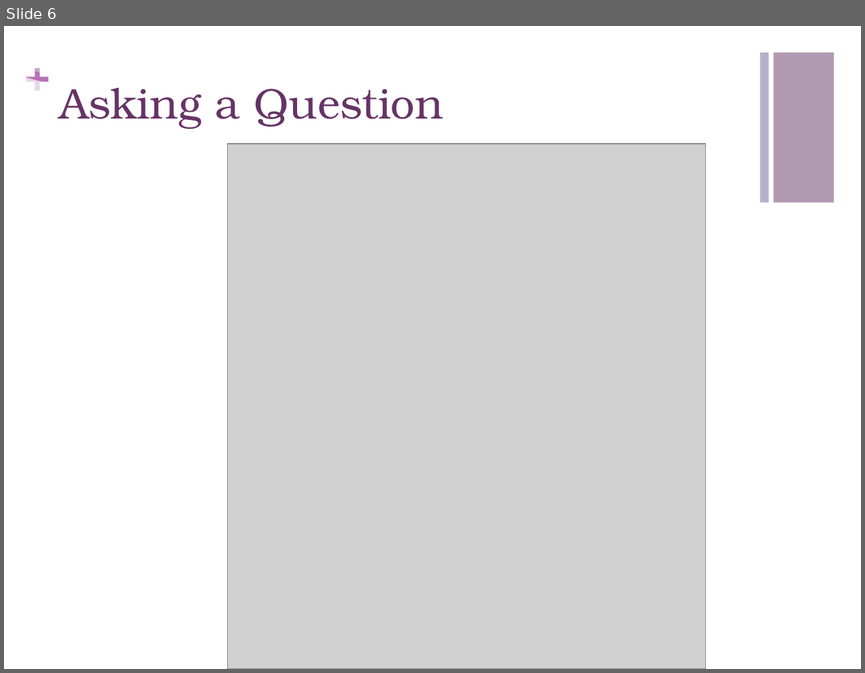
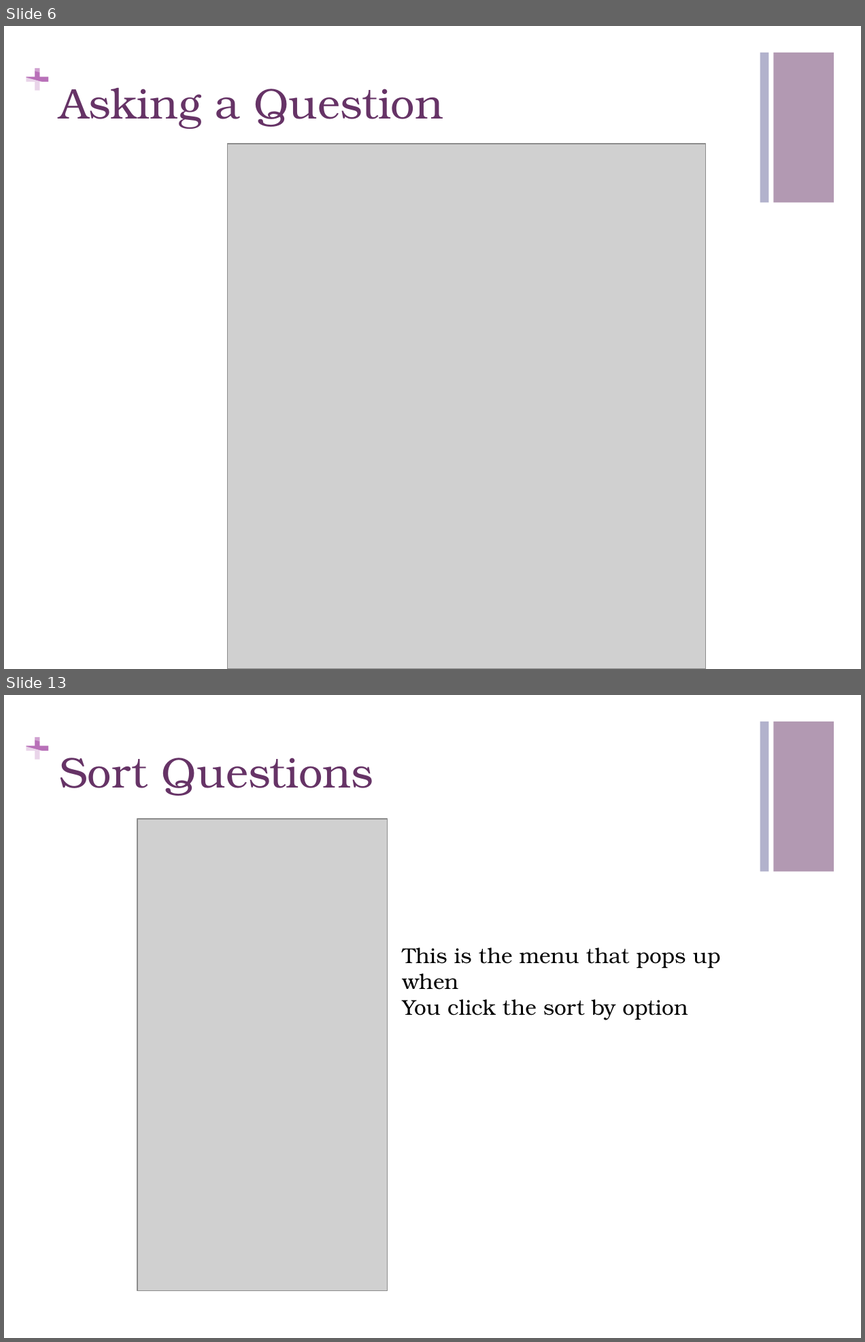
Before and after one commit to CMPUT301F14T05/CorgFu, a slide deck: StoryboardPresentation.pptx. Shown one above the other, each under a label of ours: slide 6 before the commit, slides 6 and 13 after it; the slides between them are not shown. The pictures are 865x673 and 865x1342 pixels, drawn with LibreOffice and Linux fonts; fonts in the diff are those of the drawing; grey boxes stand for pictures. Boxes give left, top, right and bottom in pixels: in the first picture for what was removed or moved away, otherwise in the second. Text is boxed around its words. In the diff, an @@ line names an element or a change of style, - is before the commit and + after.

```diff
--- a/StoryboardPresentation.pptx
+++ b/StoryboardPresentation.pptx
@@ slide 13 added at (x1=4, y1=695, x2=861, y2=1338), background #FFFFFF; not listed: 7 template elements that a slide beside it also shows @@
@@ title added at (x1=59, y1=758, x2=373, y2=796), 36 pt, text #663366 @@
+Sort Questions
@@ picture added at (x1=138, y1=818, x2=387, y2=1291) @@
@@ text added at (x1=402, y1=947, x2=721, y2=1020), 18 pt, text #000000 @@
+This is the menu that pops up when
+You click the sort by option
```
Also in this commit, not shown: 2 slides changed, 23 other slides added, 1 other file.
